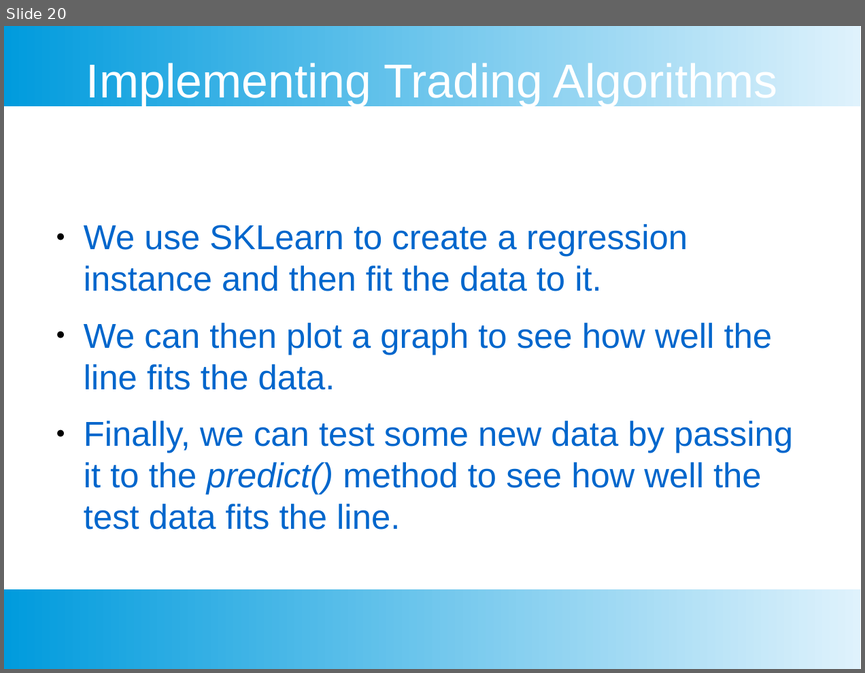
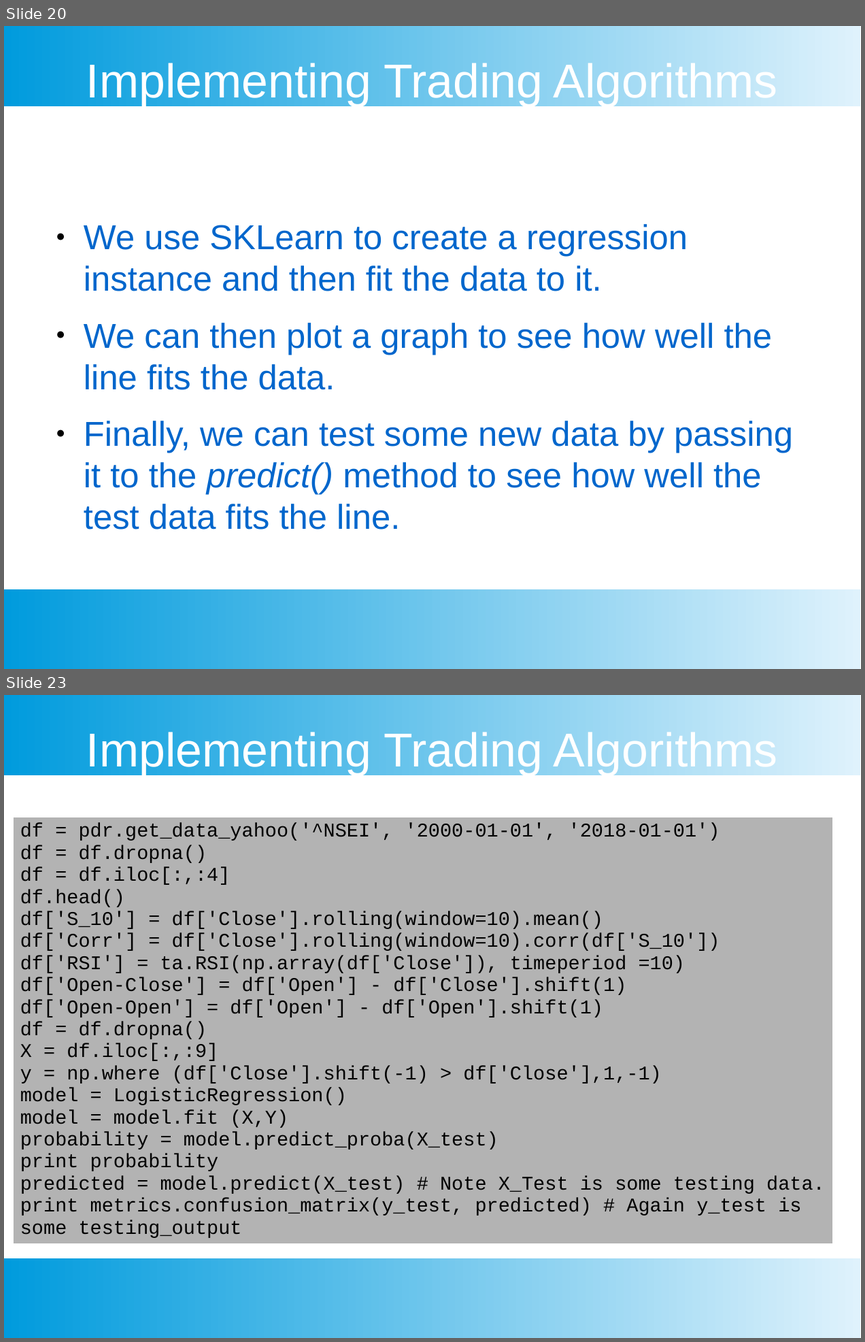
Before and after one commit to chankeypathak/CitiDataScience, a slide deck: docs/Module 4.pptx. Shown one above the other, each under a label of ours: slide 20 before the commit, slides 20 and 23 after it; the slides between them are not shown. The pictures are 865x673 and 865x1342 pixels, drawn with LibreOffice and Linux fonts; fonts in the diff are those of the drawing. Boxes give left, top, right and bottom in pixels: in the first picture for what was removed or moved away, otherwise in the second. Text is boxed around its words. In the diff, an @@ line names an element or a change of style, - is before the commit and + after.

```diff
--- a/docs/Module 4.pptx
+++ b/docs/Module 4.pptx
@@ slide 23 added at (4,695,861,1338), background #FFFFFF; not listed: 2 template elements that a slide beside it also shows @@
@@ text added at (86,728,778,775), 44 pt, text #FFFFFF @@
+Implementing Trading Algorithms
@@ table added at (13,817,833,1240), 1 rows, 1 columns @@
+df = pdr.get_data_yahoo('^NSEI', '2000-01-01', '2018-01-01') / df = df.dropna() / df = df.iloc[:,:4] / df.head() / df['S_10'] = df['Close'].rolling(window=10).mean() / df['Corr'] = df['Close'].rolling(window=10).corr(df['S_10']) / df['RSI'] = ta.RSI(np.array(df['Close']), timeperiod =10) / df['Open-Close'] = df['Open'] - df['Close'].shift(1) / df['Open-Open'] = df['Open'] - df['Open'].shift(1) / df = df.dropna() / X = df.iloc[:,:9] / y = np.where (df['Close'].shift(-1) > df['Close'],1,-1) / model = LogisticRegression() / model = model.fit (X,Y) / probability = model.predict_proba(X_test) / print probability / predicted = model.predict(X_test) # Note X_Test is some testing data. / print metrics.confusion_matrix(y_test, predicted) # Again y_test is some testing_output
```
Also in this commit, not shown: 3 other slides added, 42 slides removed, 2 other files.
